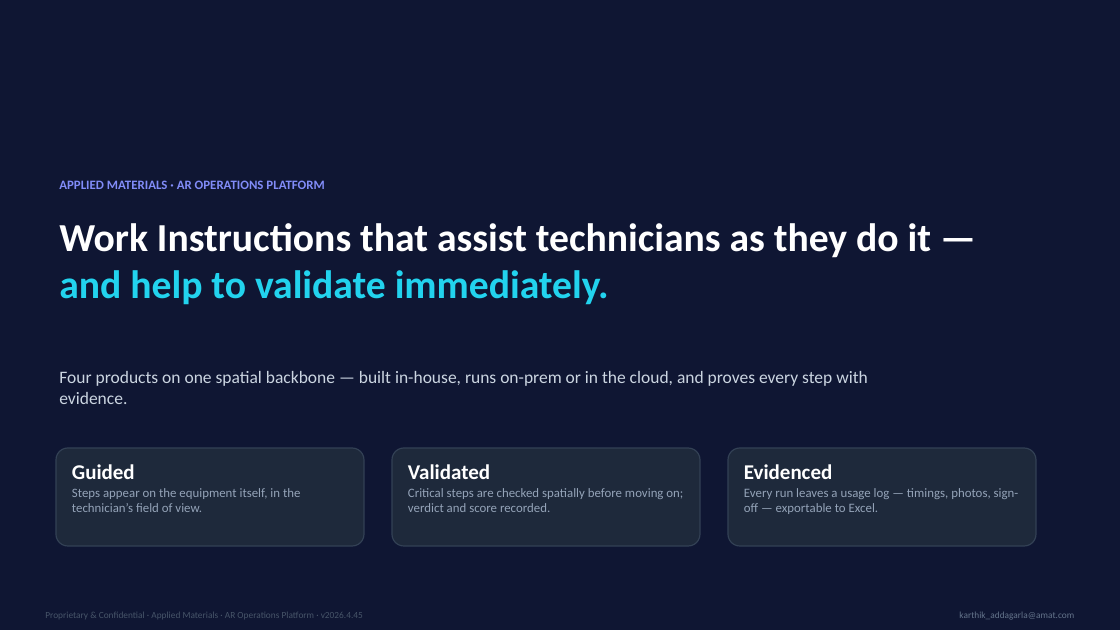
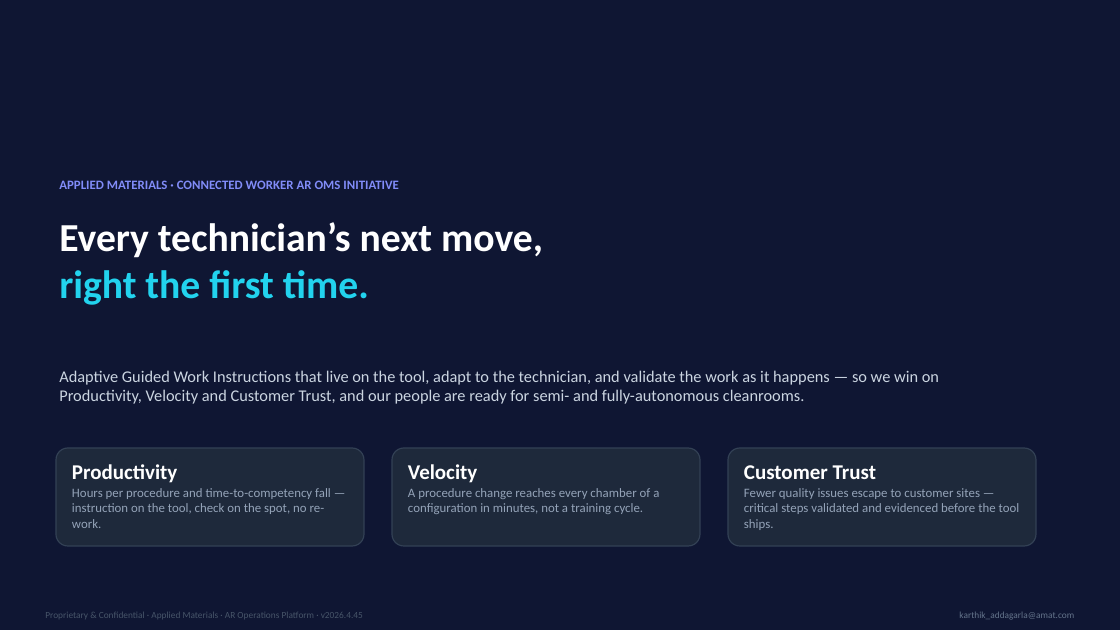
Before and after one commit to krocx/spatial-tapgging-app, a slide deck: slide 1 of sib/portal/AR-Platform-Map.pptx. Drawn at 1120x630 pixels with LibreOffice and Linux fonts; fonts in the diff are those of the drawing. Boxes give left, top, right and bottom in pixels: in the first picture for what was removed or moved away, otherwise in the second. Text is boxed around its words. In the diff, an @@ line names an element or a change of style, - is before the commit and + after.

Commit message:
Platform Map Draft v0.2

```diff
--- a/sib/portal/AR-Platform-Map.pptx
+++ b/sib/portal/AR-Platform-Map.pptx
@@ text at (x1=59, y1=180, x2=399, y2=189): text changed @@
-APPLIED MATERIALS · AR OPERATIONS PLATFORM
+APPLIED MATERIALS · CONNECTED WORKER AR OMS INITIATIVE
@@ text at (x1=59, y1=222, x2=543, y2=305): text changed @@
-Work Instructions that assist technicians as they do it —
-and help to validate immediately.
+Every technician’s next move,
+right the first time.
@@ text at (x1=59, y1=370, x2=939, y2=404): text changed; size 15 to 14 pt @@
-Four products on one spatial backbone — built in-house, runs on-prem or in the cloud, and proves every step with evidence.
+Adaptive Guided Work Instructions that live on the tool, adapt to the technician, and validate the work as it happens — so we win on Productivity, Velocity and Customer Trust, and our people are ready for semi- and fully-autonomous cleanrooms.
@@ text at (x1=72, y1=464, x2=177, y2=483): text changed @@
-Guided
+Productivity
@@ text at (x1=408, y1=464, x2=477, y2=483): text changed @@
-Validated
+Velocity
@@ text at (x1=744, y1=465, x2=876, y2=479): text changed @@
-Evidenced
+Customer Trust
@@ text at (x1=72, y1=488, x2=331, y2=528): text changed @@
-Steps appear on the equipment itself, in the technician’s field of view.
+Hours per procedure and time-to-competency fall — instruction on the tool, check on the spot, no re-work.
@@ text at (x1=408, y1=488, x2=659, y2=514): text changed @@
-Critical steps are checked spatially before moving on; verdict and score recorded.
+A procedure change reaches every chamber of a configuration in minutes, not a training cycle.
@@ text at (x1=744, y1=488, x2=1020, y2=530): text changed @@
-Every run leaves a usage log — timings, photos, sign-off — exportable to Excel.
+Fewer quality issues escape to customer sites — critical steps validated and evidenced before the tool ships.
```
Also in this commit, not shown: 2 other slides changed, 9 other files.
